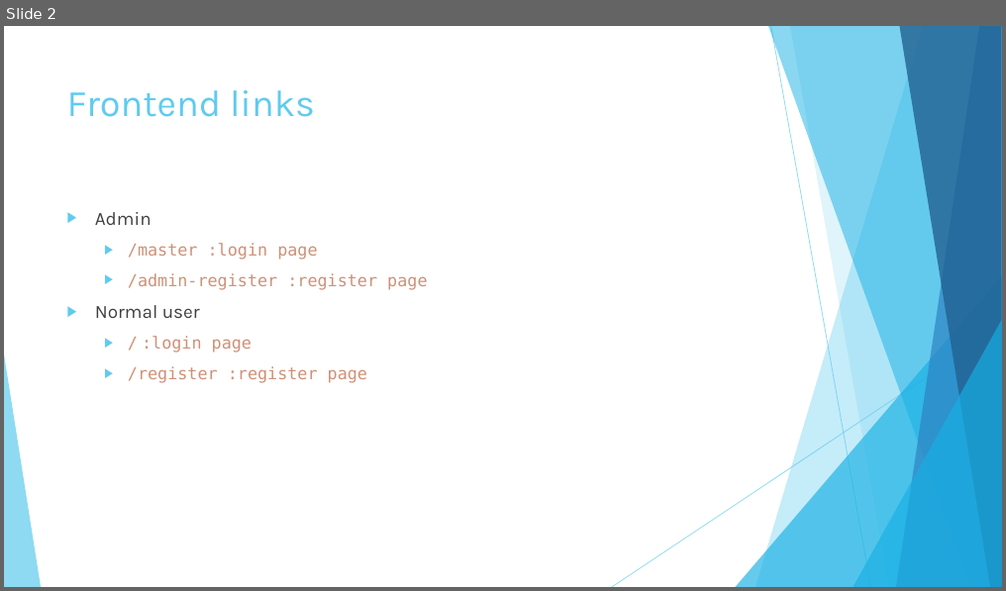
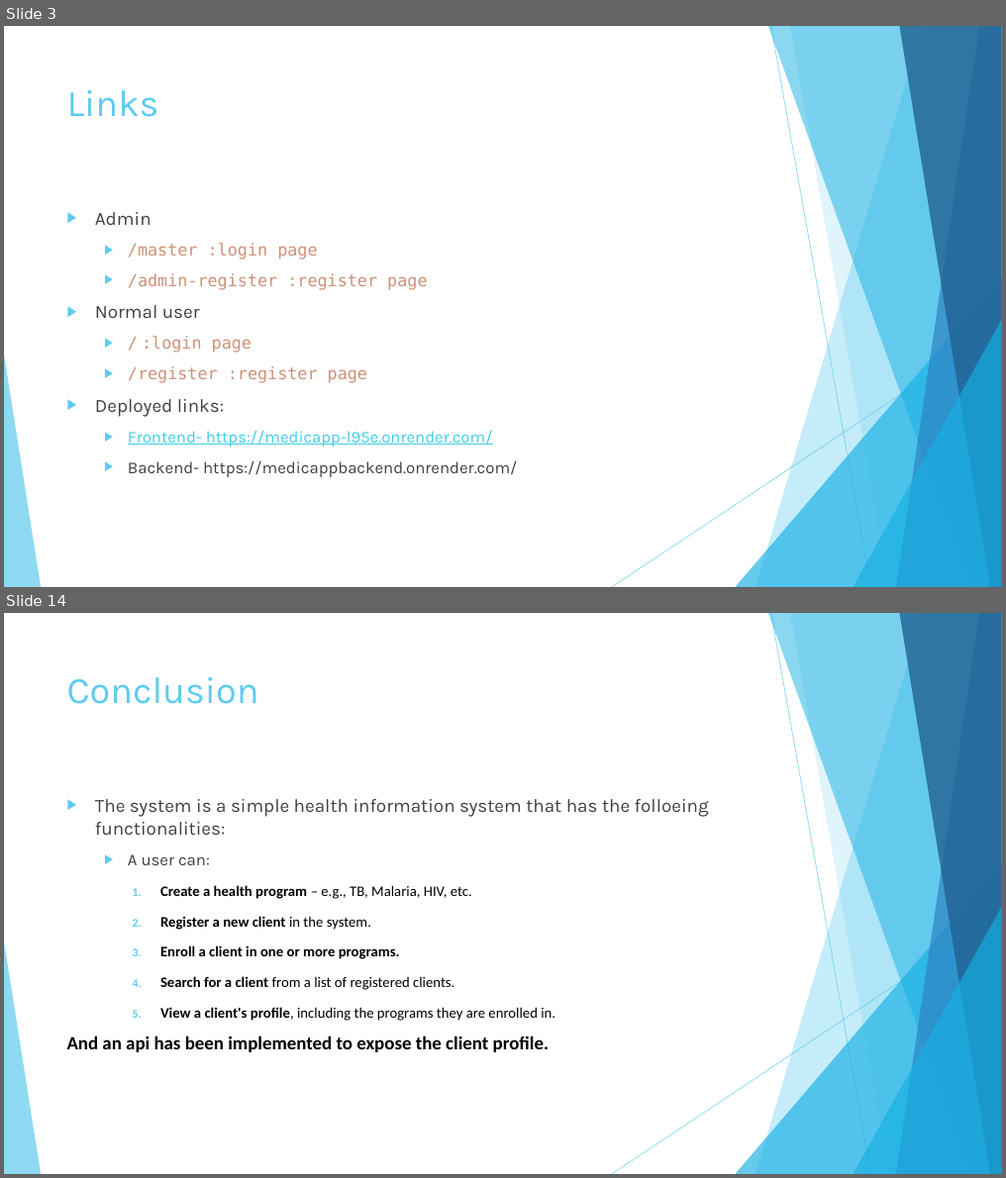
Before and after one commit to K-HIF/MedicApp, a slide deck: Presentation/medicApp.pptx. Shown one above the other, each under a label of ours: slide 2 before the commit, slides 3 and 14 after it; the slides between them are not shown. The pictures are 1006x591 and 1006x1178 pixels, drawn with LibreOffice and Linux fonts; fonts in the diff are those of the drawing. Boxes give left, top, right and bottom in pixels: in the first picture for what was removed or moved away, otherwise in the second. Text is boxed around its words. In the diff, an @@ line names an element or a change of style, - is before the commit and + after.

```diff
--- a/Presentation/medicApp.pptx
+++ b/Presentation/medicApp.pptx
@@ slide 14 added at (4, 613, 1002, 1174), background #FFFFFF; not listed: 10 template elements that a slide beside it also shows @@
@@ title added at (67, 677, 259, 704), 36 pt, text #5FCBEF @@
+Conclusion
@@ text added at (67, 799, 709, 1053), 14 pt, text #000000 @@
+▶ The system is a simple health information system that has the folloeing functionalities:
+  ▶ A user can:
+    1. Create a health program – e.g., TB, Malaria, HIV, etc.
+    2. Register a new client in the system.
+    3. Enroll a client in one or more programs.
+    4. Search for a client from a list of registered clients.
+    5. View a client's profile, including the programs they are enrolled in.
+And an api has been implemented to expose the client profile.
@@ what was slide 2 is now slide 3 @@
@@ slide 3 changed as well @@
@@ title at (67, 90, 159, 117): text changed @@
-Frontend links
+Links
@@ text at (95, 399, 517, 477): paragraphs added @@
+▶ Deployed links:
+  ▶ Frontend- https://medicapp-l95e.onrender.com/
+  ▶ Backend- https://medicappbackend.onrender.com/
```
Also in this commit, not shown: 12 other slides added, 2 other files.
